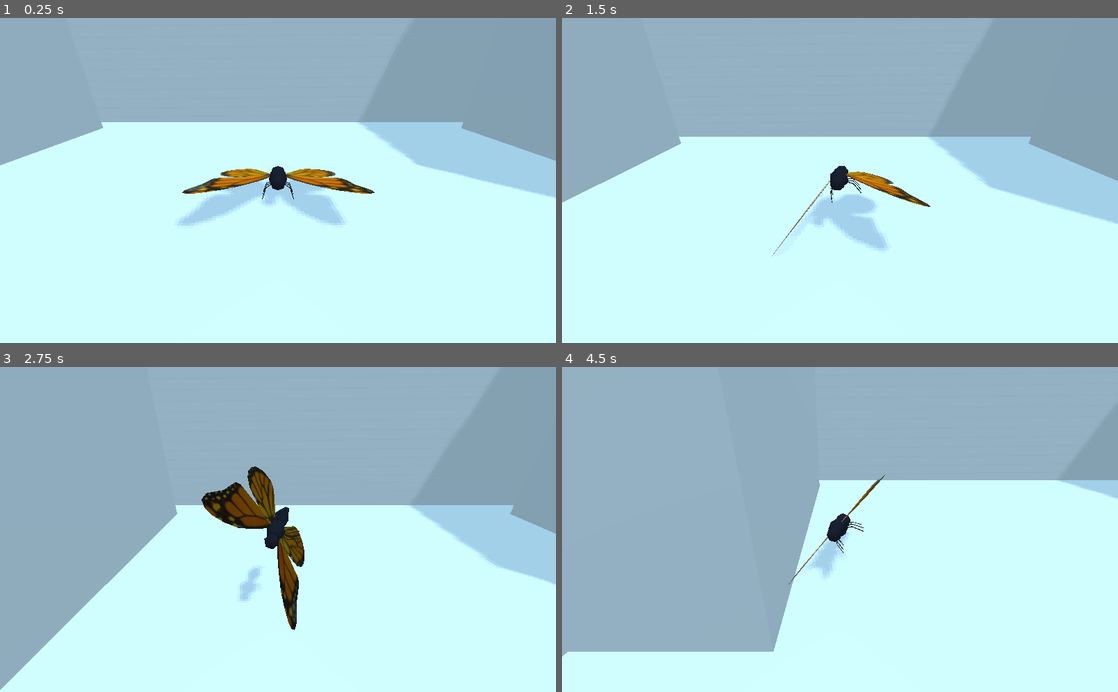
Above: before the commit, frames 1-4 (two rows, left to right).
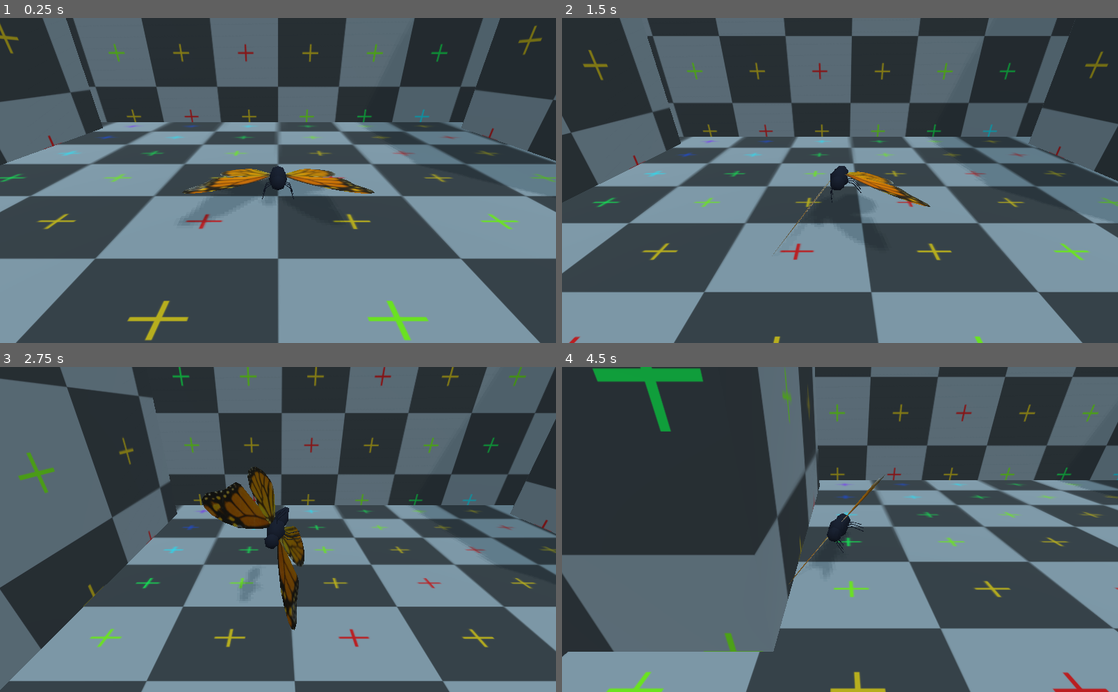
Above: after the commit, the same moments.

Repository: joshbarlow/bug-game
Game: Godot game, scene res://base.tscn
Same seed, same stepped clock (60 frames per second), same inputs: the game is played once before the commit and once after it.
Inputs:
- Up to frame 1 (0.25 s): no input
- Up to frame 2 (1.5 s): tap Enter (ui_accept) at 0.5, 0.77, 1.07 s; hold Right (ui_right) 0.53-1.28 s; hold Left (ui_left) from 1.28 s (still down)
- Up to frame 3 (2.75 s): tap Enter (ui_accept) at 1.52, 1.82 s; release Left (ui_left) at 2.03 s; hold Right (ui_right) from 2.03 s (still down)
- Up to frame 4 (4.5 s): tap Enter (ui_accept) at 3.02, 3.32, 3.77, 4.07 s; release Right (ui_right) at 3.53 s; hold Left (ui_left) from 3.53 s (still down)

The runs differ from the first frame. In frame 1, 99% of the frame differs, in the area x 0-100%, y 0-100%; in frame 2, 99%; in frame 3, 97%; in frame 4, 100%.

Commit message:
added extra textures

Diff:
--- a/bug-game/base.tscn
+++ b/bug-game/base.tscn
@@ -1,30 +1,26 @@
-[gd_scene load_steps=14 format=2]
+[gd_scene load_steps=13 format=2]
 
 [ext_resource path="res://Camera.gd" type="Script" id=1]
 [ext_resource path="res://RigidBody.gd" type="Script" id=2]
 [ext_resource path="res://butterfly_2.tscn" type="PackedScene" id=3]
+[ext_resource path="res://models/uv_checker_shader.tres" type="Material" id=4]
 
-[sub_resource type="BoxShape" id=14]
+[sub_resource type="BoxShape" id=1]
 
-[sub_resource type="QuadMesh" id=5]
+[sub_resource type="QuadMesh" id=2]
 
-[sub_resource type="Shader" id=6]
+[sub_resource type="BoxShape" id=5]
+extents = Vector3( 20.9563, 1, 14.0008 )
 
-[sub_resource type="ShaderMaterial" id=7]
-shader = SubResource( 6 )
+[sub_resource type="QuadMesh" id=6]
+
+[sub_resource type="CubeMesh" id=7]
 
 [sub_resource type="BoxShape" id=8]
-extents = Vector3( 20.9563, 1, 14.0008 )
 
-[sub_resource type="QuadMesh" id=9]
+[sub_resource type="BoxShape" id=9]
 
-[sub_resource type="CubeMesh" id=10]
-
-[sub_resource type="BoxShape" id=11]
-
-[sub_resource type="BoxShape" id=12]
-
-[sub_resource type="BakedLightmapData" id=13]
+[sub_resource type="BakedLightmapData" id=10]
 
 [node name="Spatial" type="Spatial"]
 
@@ -46,12 +42,12 @@
 [node name="MeshInstance" type="MeshInstance" parent="Floor"]
 transform = Transform( 29.6072, 0, 0, 0, -8.74228e-07, 10, 0, -20, -4.37114e-07, 0, 0, 0 )
 use_in_baked_light = true
-mesh = SubResource( 5 )
-material/0 = SubResource( 7 )
+mesh = SubResource( 2 )
+material/0 = ExtResource( 4 )
 
 [node name="CollisionShape" type="CollisionShape" parent="Floor"]
 transform = Transform( 1, 0, 0, 0, 1, 0, 0, 0, 1, 0, -0.892954, 0 )
-shape = SubResource( 8 )
+shape = SubResource( 5 )
 
 [node name="Camera" type="Camera" parent="."]
 transform = Transform( 1, 0, 0, 0, 0.894708, 0.446651, 0, -0.446651, 0.894708, 0, 3.53912, 8.00272 )
@@ -67,30 +63,30 @@
 [node name="back_wall" type="MeshInstance" parent="Objects"]
 transform = Transform( 31.1113, 0, 0, 0, 30.0985, 0, 0, 0, 1, 0, 6.01664, -9.95713 )
 use_in_baked_light = true
-mesh = SubResource( 9 )
-material/0 = null
+mesh = SubResource( 6 )
+material/0 = ExtResource( 4 )
 
 [node name="L_wall" type="MeshInstance" parent="Objects"]
 transform = Transform( 6.16303, 0, 0, 0, 9.05852, 0, 0, 0, 5.68361, -16.9986, 6.7453, -2.63545 )
 use_in_baked_light = true
-mesh = SubResource( 10 )
-material/0 = null
+mesh = SubResource( 7 )
+material/0 = ExtResource( 4 )
 
 [node name="R_wall" type="MeshInstance" parent="Objects"]
 transform = Transform( 6.16303, 0, 0, 0, 9.05852, 0, 0, 0, 5.68361, 17.5066, 6.7453, -2.63545 )
 use_in_baked_light = true
-mesh = SubResource( 10 )
-material/0 = null
+mesh = SubResource( 7 )
+material/0 = ExtResource( 4 )
 
 [node name="R_wall_CollisionShape" type="CollisionShape" parent="Objects"]
 transform = Transform( 6.16303, 0, 0, 0, 9.05852, 0, 0, 0, 5.68361, 17.5066, 6.7453, -2.63545 )
-shape = SubResource( 11 )
+shape = SubResource( 8 )
 
 [node name="L_wall_CollisionShape" type="CollisionShape" parent="Objects"]
 transform = Transform( 6.16303, 0, 0, 0, 9.05852, 0, 0, 0, 5.6836, -16.9986, 6.7453, -2.63545 )
-shape = SubResource( 12 )
+shape = SubResource( 9 )
 
 [node name="BakedLightmap" type="BakedLightmap" parent="."]
 transform = Transform( 1, 0, 0, 0, 1, 0, 0, 0, 1, 0, 8.985, 0 )
 extents = Vector3( 17.3317, 12.3689, 10.9172 )
-light_data = SubResource( 13 )
+light_data = SubResource( 10 )
--- /dev/null
+++ b/bug-game/models/uv_checker_shader.tres
@@ -0,0 +1,6 @@
+[gd_resource type="SpatialMaterial" load_steps=2 format=2]
+
+[ext_resource path="res://textures/checker.jpg" type="Texture" id=1]
+
+[resource]
+albedo_texture = ExtResource( 1 )
Not shown: 1 places in bug-game/base.tscn that only renumber resources
Binary file added: bug-game/textures/checker.jpg
Not shown, added: bug-game/textures/checker.jpg.import
Binary file added: bug-game/textures/checker.webp
Not shown, added: bug-game/textures/checker.webp.import
